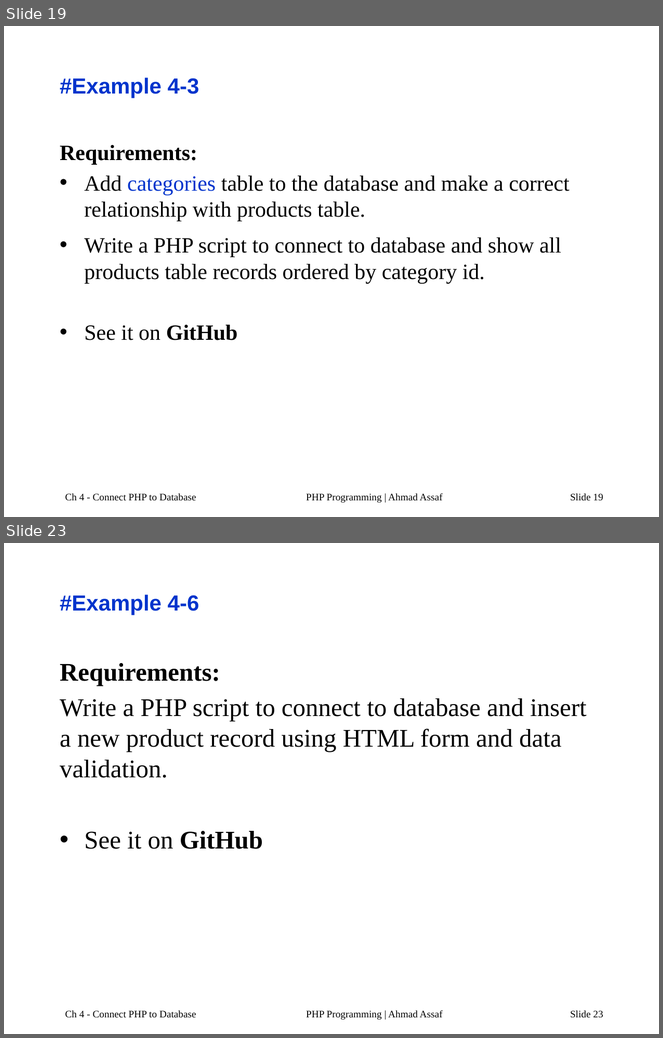
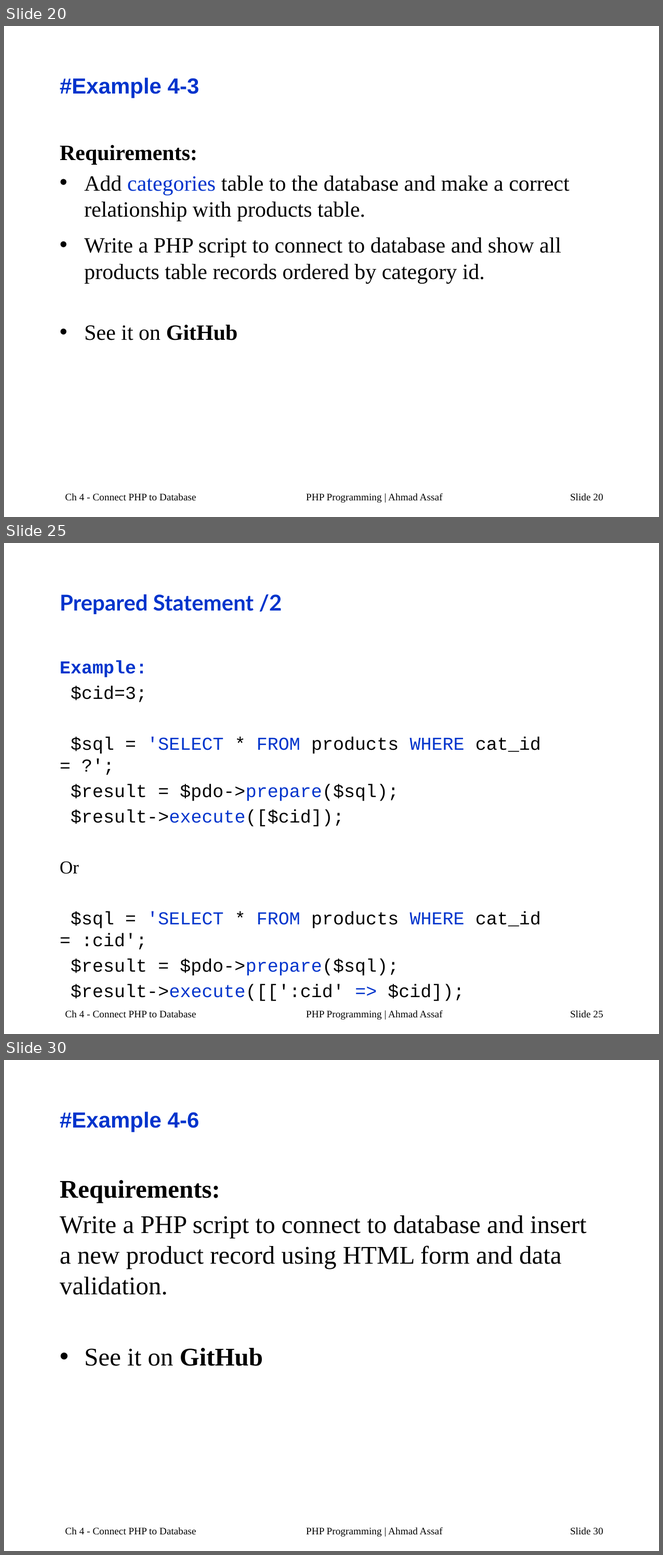
Before and after one commit to AhmadAssafCode/PHP2211, a slide deck: others/PHP-Ch4a.pptx. Shown one above the other, each under a label of ours: slides 19 and 23 before the commit, slides 20, 25 and 30 after it; the slides between them are not shown. The pictures are 663x1038 and 663x1555 pixels, drawn with LibreOffice and Linux fonts; fonts in the diff are those of the drawing. Boxes give left, top, right and bottom in pixels: in the first picture for what was removed or moved away, otherwise in the second. Text is boxed around its words. In the diff, an @@ line names an element or a change of style, - is before the commit and + after.

Commit message:
prepare

```diff
--- a/others/PHP-Ch4a.pptx
+++ b/others/PHP-Ch4a.pptx
@@ slide 25 added at bbox=[4, 543, 659, 1034], background #FFFFFF @@
@@ title added at bbox=[60, 594, 282, 614], 24 pt, text #0033CC, bold @@
+Prepared Statement /2
@@ text added at bbox=[60, 661, 541, 1002], 20 pt, text #000000 @@
+Example:
+$cid=3;
+$sql = 'SELECT * FROM products WHERE cat_id = ?';
+$result = $pdo->prepare($sql);
+$result->execute([$cid]);
+Or
+$sql = 'SELECT * FROM products WHERE cat_id = :cid';
+$result = $pdo->prepare($sql);
+$result->execute([[':cid' => $cid]);
@@ text added at bbox=[65, 1010, 196, 1018], 11 pt, text #000000 @@
+Ch 4 - Connect PHP to Database
@@ text added at bbox=[306, 1010, 443, 1020], 11 pt, text #000000 @@
+PHP Programming | Ahmad Assaf
@@ page number added at bbox=[570, 1010, 603, 1018], 11 pt, text #000000 @@
+Slide 25
@@ what was slide 19 is now slide 20 @@
@@ page number at bbox=[570, 493, 603, 501]: text changed @@
-Slide 19
+Slide 20
@@ what was slide 23 is now slide 30 @@
@@ page number at bbox=[570, 1527, 603, 1535]: text changed @@
-Slide 23
+Slide 30
```
Also in this commit, not shown: 7 slides changed, 5 other slides added, 1 other file.
